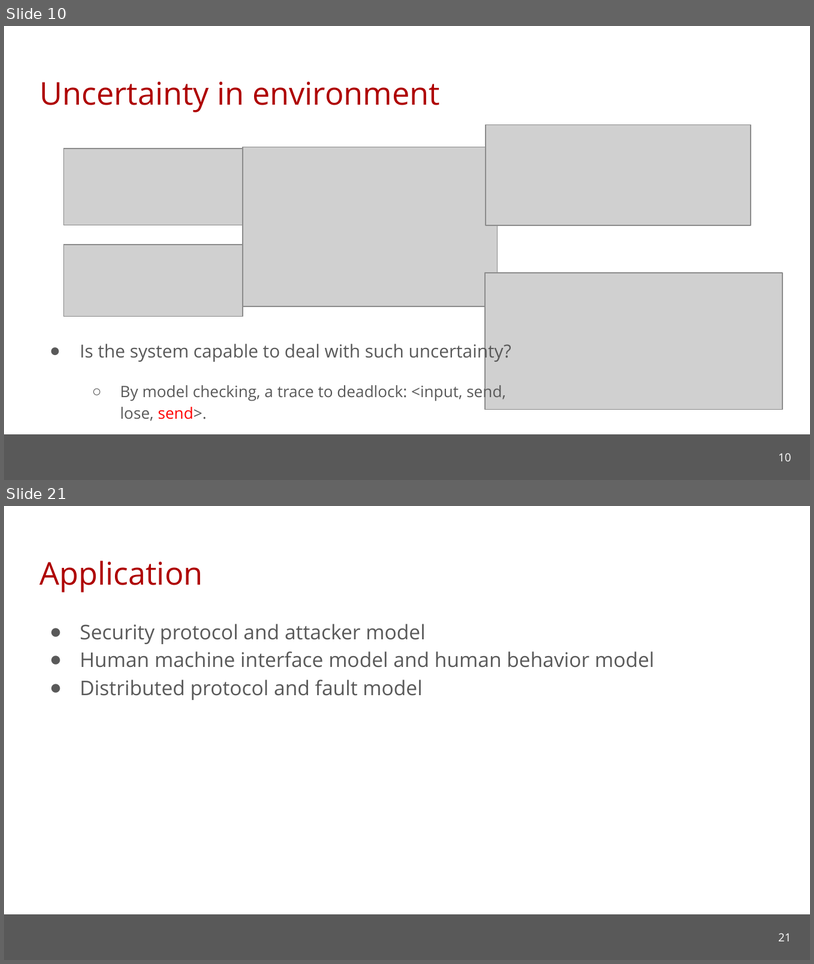
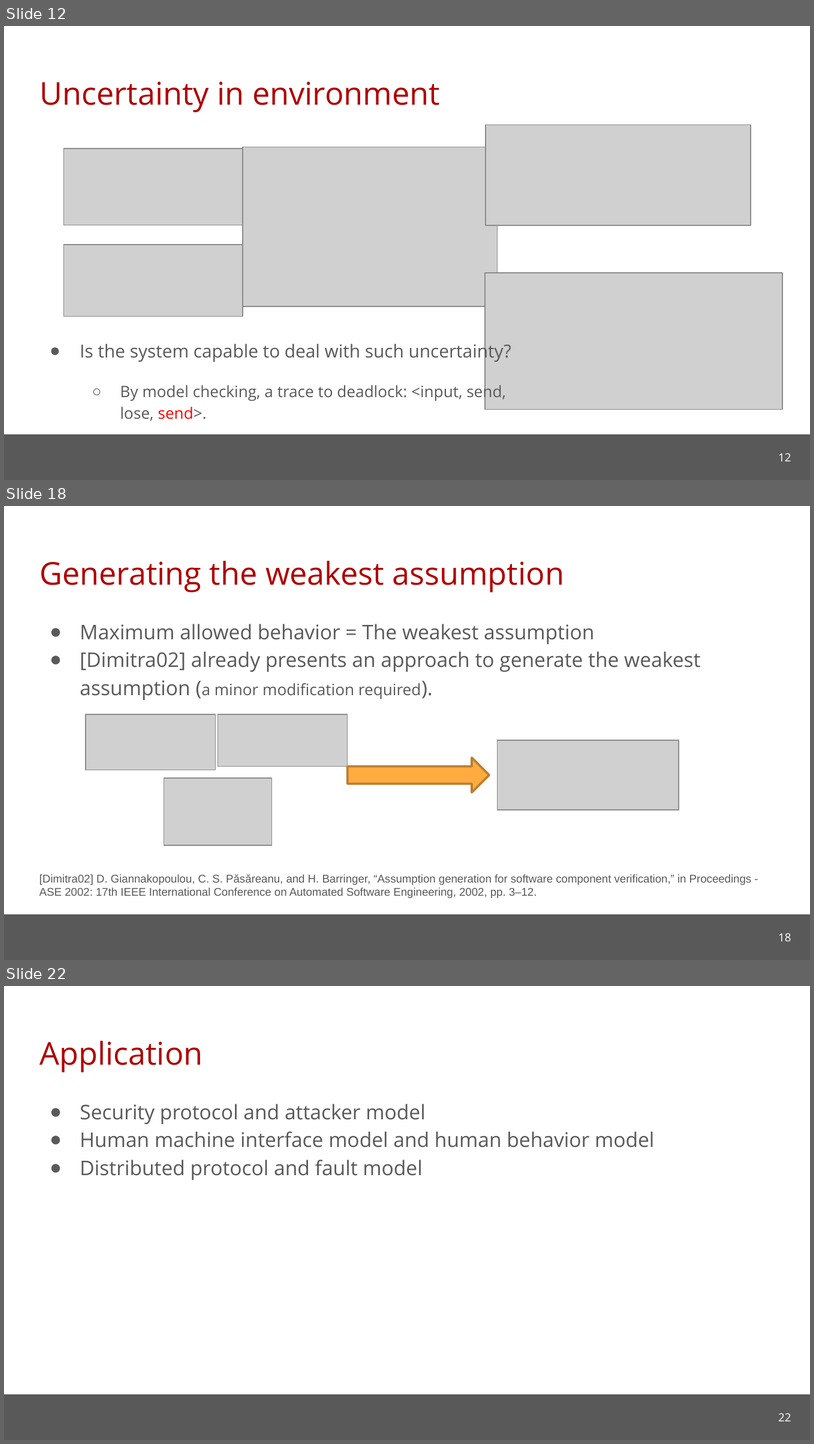
Before and after one commit to cmu-soda/Robustness, a slide deck: Robustness.pptx. Shown one above the other, each under a label of ours: slides 10 and 21 before the commit, slides 12, 18 and 22 after it; the slides between them are not shown. The pictures are 814x964 and 814x1444 pixels, drawn with LibreOffice and Linux fonts; fonts in the diff are those of the drawing; grey boxes stand for pictures; background and template pictures are left out. Boxes give left, top, right and bottom in pixels: in the first picture for what was removed or moved away, otherwise in the second. Text is boxed around its words. In the diff, an @@ line names an element or a change of style, - is before the commit and + after.

```diff
--- a/Robustness.pptx
+++ b/Robustness.pptx
@@ slide 18 added at <box>4,506,810,960</box>, background #FFFFFF; not listed: 1 template element that a slide beside it also shows @@
@@ title added at <box>39,561,565,592</box>, 28 pt, text #AE0000 @@
+Generating the weakest assumption
@@ text added at <box>80,624,701,700</box>, 18 pt, text #595959 @@
+● Maximum allowed behavior = The weakest assumption
+● [Dimitra02] already presents an approach to generate the weakest assumption (a minor modification required).
@@ picture added at <box>86,714,215,769</box> @@
@@ picture added at <box>218,714,348,766</box> @@
@@ right arrow added at <box>348,757,489,792</box>, fill #FFAB40, outline #BD7F2F 2 pt @@
@@ picture added at <box>498,740,679,809</box> @@
@@ picture added at <box>164,778,272,844</box> @@
@@ text added at <box>39,874,752,898</box>, 10 pt, text #595959 @@
+[Dimitra02] D. Giannakopoulou, C. S. Pǎsǎreanu, and H. Barringer, “Assumption generation for software component verification,” in Proceedings - ASE 2002: 17th IEEE International Conference on Automated Software Engineering, 2002, pp. 3–12.
@@ page number added at <box>779,933,791,941</box>, 10 pt, text #FFFFFF @@
+18
@@ what was slide 10 is now slide 12 @@
@@ page number at <box>779,453,791,461</box>: text changed @@
-10
+12
@@ what was slide 21 is now slide 22 @@
@@ page number at <box>779,1413,791,1421</box>: text changed @@
-21
+22
```
Also in this commit, not shown: 5 slides changed, 6 other slides added, 6 slides removed.
